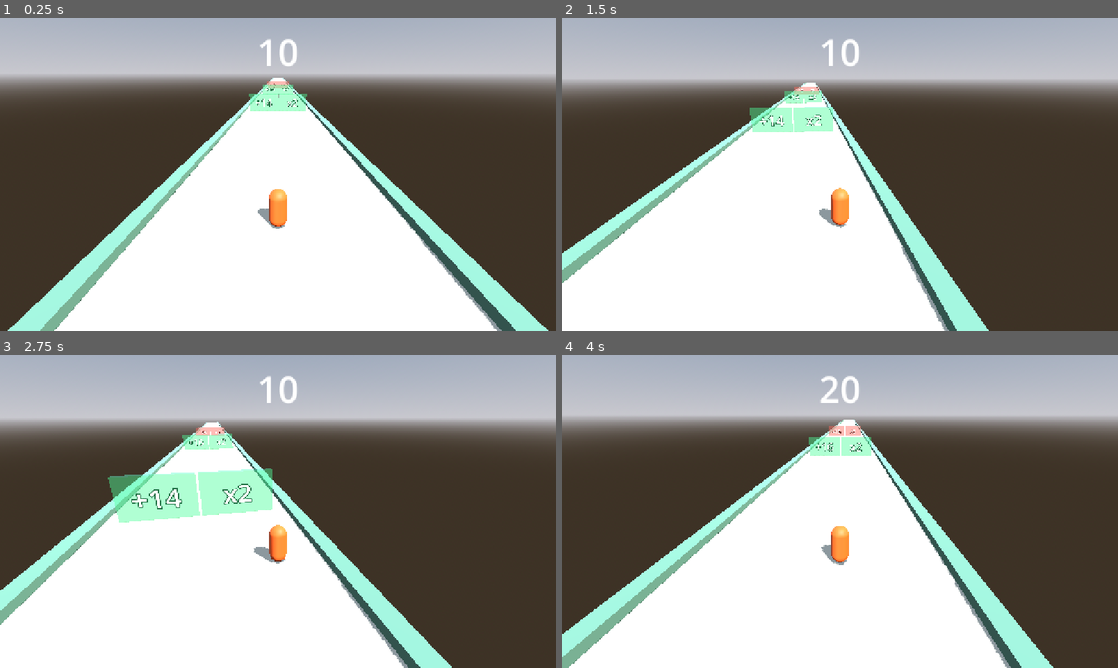
Above: before the commit, frames 1-4 (two rows, left to right).
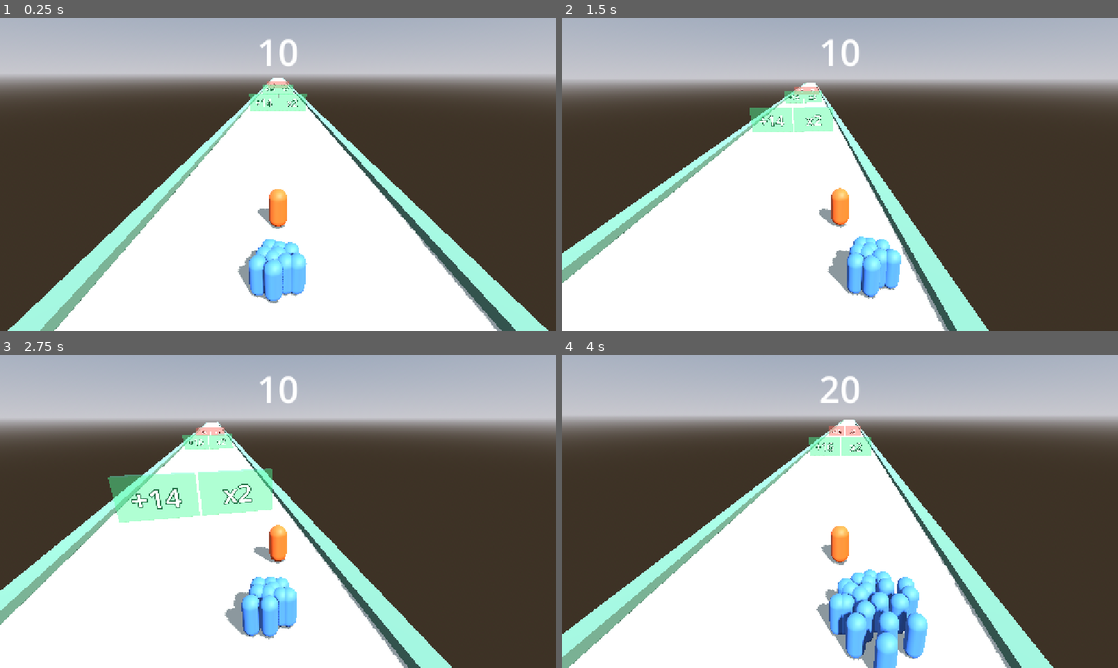
Above: after the commit, the same moments.

Repository: 3runorocha/COMP381-Projeto
Game: Godot game, scene res://scenes/Main.tscn
Two runs of this game, one before a commit and one after it. Both use one fixed random seed, a clock stepped at 60 frames per second and the inputs below.
Inputs (mouse positions are in pixels of both pictures, inside the frame that each line leads up to):
- Up to frame 1 (0.25 s): no input
- Up to frame 2 (1.5 s): move the mouse to (962, 158) at 0.52 s; hold Right (mover_direita) 0.53-1.28 s; click (962, 158) at 0.67 s; move the mouse to (728, 190) at 1.27 s; hold Left (mover_esquerda) from 1.28 s (still down)
- Up to frame 3 (2.75 s): move the mouse to (333, 442) at 2.02 s; release Left (mover_esquerda) at 2.03 s; hold Right (mover_direita) from 2.03 s (still down)
- Up to frame 4 (4 s): move the mouse to (812, 574) at 2.77 s; click (812, 574) at 2.92 s; move the mouse to (1006, 558) at 3.52 s; release Right (mover_direita) at 3.53 s; hold Left (mover_esquerda) from 3.53 s (still down)

The runs differ from the first frame. In frame 1, 1.8% of the frame differs, in the area x 42-56%, y 70-92%; in frame 2, 1.8%; in frame 3, 1.9%; in frame 4, 4.4%, in the area x 45-66%, y 68-100%.

Commit message:
D4: cordao de guerreiros seguindo a contagem
Os corpos na tela passam a reagir aos portoes. Pool fixo de 25 instancias
que nascem uma vez e depois so acendem e apagam: instanciar e liberar a
cada portao engasgaria, e portao e coisa frequente.

A contagem logica segue livre. Acima de 25 o crescimento aparece como
aumento do raio da formacao, nao como mais bonecos, e o raio escala pela
raiz da contagem, porque dobrar o cordao nao dobra a largura, so a area.

Formacao por angulo aureo, que distribui num disco sem alinhamento nem
sobreposicao, e assim o grupo parece multidao e nao grade. Quem esta mais
atras persegue a vaga mais devagar, o que da elasticidade em vez de um
bloco rigido preso ao lider.

Verificado headless: 10 corpos no inicio, 24 apos o +14, travando em 25 com
contagem 48, e descendo de volta para 10 e 2 quando o cordao encolhe.

Co-Authored-By: Claude Opus 5 <noreply@anthropic.com>

Diff:
--- /dev/null
+++ b/scenes/Crowd.tscn
@@ -0,0 +1,8 @@
+[gd_scene load_steps=3 format=3]
+
+[ext_resource type="Script" path="res://scripts/crowd_manager.gd" id="1_crowd"]
+[ext_resource type="PackedScene" path="res://scenes/Guerreiro.tscn" id="2_guerreiro"]
+
+[node name="Crowd" type="Node3D"]
+script = ExtResource("1_crowd")
+cena_guerreiro = ExtResource("2_guerreiro")
--- /dev/null
+++ b/scenes/Guerreiro.tscn
@@ -0,0 +1,15 @@
+[gd_scene load_steps=3 format=3]
+
+[sub_resource type="CapsuleMesh" id="Malha_guerreiro"]
+radius = 0.28
+height = 1.4
+
+[sub_resource type="StandardMaterial3D" id="Mat_guerreiro"]
+albedo_color = Color(0.25, 0.45, 0.78, 1)
+roughness = 0.65
+
+[node name="Guerreiro" type="Node3D"]
+
+[node name="Malha" type="MeshInstance3D" parent="."]
+mesh = SubResource("Malha_guerreiro")
+material_override = SubResource("Mat_guerreiro")
--- a/scenes/Main.tscn
+++ b/scenes/Main.tscn
@@ -1,9 +1,10 @@
-[gd_scene load_steps=10 format=3]
+[gd_scene load_steps=11 format=3]
 
 [ext_resource type="PackedScene" path="res://scenes/Player.tscn" id="1_player"]
 [ext_resource type="Script" path="res://scripts/camera_follow.gd" id="2_camera"]
 [ext_resource type="PackedScene" path="res://scenes/GatePair.tscn" id="3_par"]
 [ext_resource type="PackedScene" path="res://scenes/HUD.tscn" id="4_hud"]
+[ext_resource type="PackedScene" path="res://scenes/Crowd.tscn" id="5_crowd"]
 
 [sub_resource type="ProceduralSkyMaterial" id="Ceu_mat"]
 sky_horizon_color = Color(0.65, 0.65, 0.68, 1)
@@ -78,6 +79,8 @@
 [node name="Player" parent="." instance=ExtResource("1_player")]
 transform = Transform3D(1, 0, 0, 0, 1, 0, 0, 0, 1, 0, 0.9, 0)
 
+[node name="Crowd" parent="." instance=ExtResource("5_crowd")]
+
 [node name="Camera" type="Camera3D" parent="."]
 transform = Transform3D(1, 0, 0, 0, 1, 0, 0, 0, 1, 0, 5.5, 8)
 fov = 65.0
--- /dev/null
+++ b/scripts/crowd_manager.gd
@@ -0,0 +1,110 @@
+extends Node3D
+## Cordao de guerreiros que segue o lider.
+##
+## A contagem logica do GameState pode ser 240, mas so MAX_VISIVEL corpos sao
+## desenhados. O crescimento alem disso aparece como aumento do raio da
+## formacao, nao como mais bonecos. Sem essa separacao, a alternativa seria
+## MultiMeshInstance3D, que e barato de desenhar mas nao faz animacao
+## esqueletica, e no D11 os guerreiros precisam andar.
+
+const MAX_VISIVEL: int = 25
+## Angulo aureo. Distribui pontos num disco sem alinhamentos nem sobreposicao,
+## que e o que faz o grupo parecer multidao e nao grade.
+const ANGULO_AUREO: float = 2.39996323
+
+@export var lider_path: NodePath = ^"../Player"
+@export var cena_guerreiro: PackedScene
+## Raio base da formacao, antes da escala por contagem.
+@export var espalhamento_base: float = 0.34
+## Quanto o cordao fica atras do lider.
+@export var recuo: float = 2.2
+## Altura do centro do corpo dos guerreiros.
+@export var altura: float = 0.7
+## Quao rapido os corpos perseguem sua vaga na formacao.
+@export var velocidade_seguir: float = 9.0
+
+var _lider: Node3D = null
+var _corpos: Array[Node3D] = []
+var _visiveis: int = 0
+var _espalhamento: float = 0.34
+
+
+func _ready() -> void:
+    _lider = get_node_or_null(lider_path) as Node3D
+    if _lider == null:
+        push_warning("crowd_manager: lider nao encontrado em '%s'." % lider_path)
+        return
+    if cena_guerreiro == null:
+        push_warning("crowd_manager: cena_guerreiro nao definida.")
+        return
+
+    # Pool fixo: os 25 corpos nascem uma vez e depois so acendem e apagam.
+    # Instanciar e liberar a cada portao engasga, e portao e coisa frequente.
+    for i in MAX_VISIVEL:
+        var corpo: Node3D = cena_guerreiro.instantiate()
+        add_child(corpo)
+        corpo.visible = false
+        _corpos.append(corpo)
+
+    GameState.contagem_mudou.connect(_on_contagem_mudou)
+    _aplicar(GameState.contagem, true)
+
+
+## Quantos corpos estao acesos agora. Usado pelos testes.
+func visiveis() -> int:
+    return _visiveis
+
+
+func _on_contagem_mudou(_anterior: int, novo: int) -> void:
+    _aplicar(novo, false)
+
+
+func _aplicar(contagem: int, instantaneo: bool) -> void:
+    _visiveis = clampi(contagem, 0, MAX_VISIVEL)
+
+    # A contagem entra no raio pela raiz: dobrar o cordao nao dobra a largura,
+    # so a area. E o mesmo que o olho espera de gente se juntando.
+    var escala := sqrt(float(maxi(contagem, 1))) / sqrt(float(MAX_VISIVEL))
+    _espalhamento = espalhamento_base * clampf(escala, 0.6, 1.8)
+
+    for i in MAX_VISIVEL:
+        var corpo := _corpos[i]
+        var deve_aparecer := i < _visiveis
+        if deve_aparecer and not corpo.visible:
+            corpo.visible = true
+            corpo.global_position = _vaga(i)
+            if not instantaneo:
+                _surgir(corpo)
+        elif not deve_aparecer and corpo.visible:
+            corpo.visible = false
+
+
+func _process(delta: float) -> void:
+    if _lider == null:
+        return
+    for i in _visiveis:
+        var corpo := _corpos[i]
+        # Quem esta mais atras na formacao persegue mais devagar, o que da
+        # elasticidade ao grupo em vez de um bloco rigido preso ao lider.
+        var folga := 1.0 - 0.45 * (float(i) / float(MAX_VISIVEL))
+        var peso := 1.0 - exp(-velocidade_seguir * folga * delta)
+        corpo.global_position = corpo.global_position.lerp(_vaga(i), peso)
+
+
+## Posicao da vaga `i` na formacao, em coordenadas globais.
+func _vaga(indice: int) -> Vector3:
+    var angulo := float(indice) * ANGULO_AUREO
+    var raio := _espalhamento * sqrt(float(indice))
+    var centro := _lider.global_position
+    return Vector3(
+        centro.x + cos(angulo) * raio,
+        altura,
+        centro.z + sin(angulo) * raio + recuo
+    )
+
+
+## Tranco de escala quando um guerreiro entra, para a mudanca ser visivel.
+func _surgir(corpo: Node3D) -> void:
+    corpo.scale = Vector3.ONE * 0.2
+    var t := create_tween()
+    t.tween_property(corpo, "scale", Vector3.ONE, 0.22).set_trans(Tween.TRANS_BACK).set_ease(Tween.EASE_OUT)
Not shown, added: scripts/crowd_manager.gd.uid
Not shown, changed: SPRINT.md
